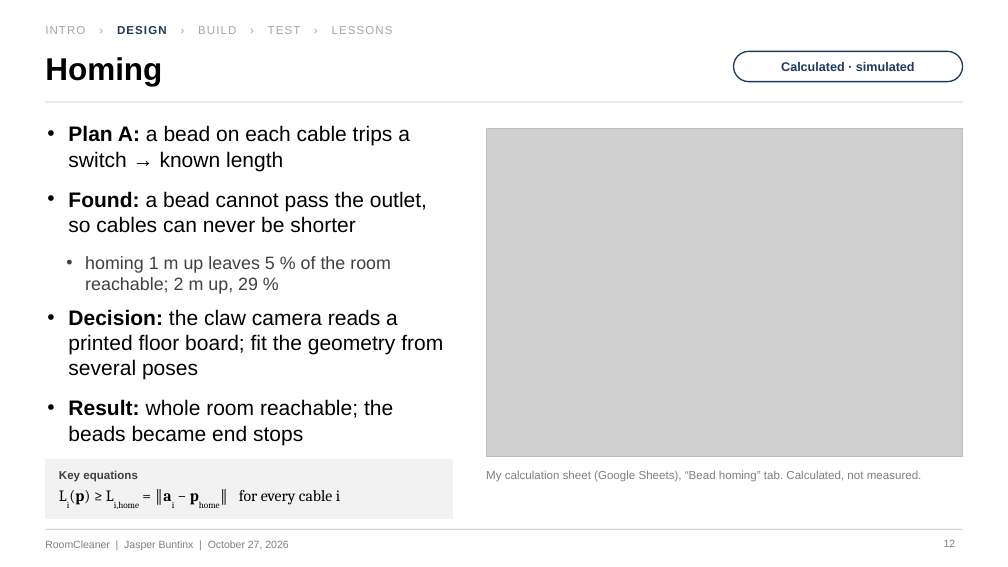
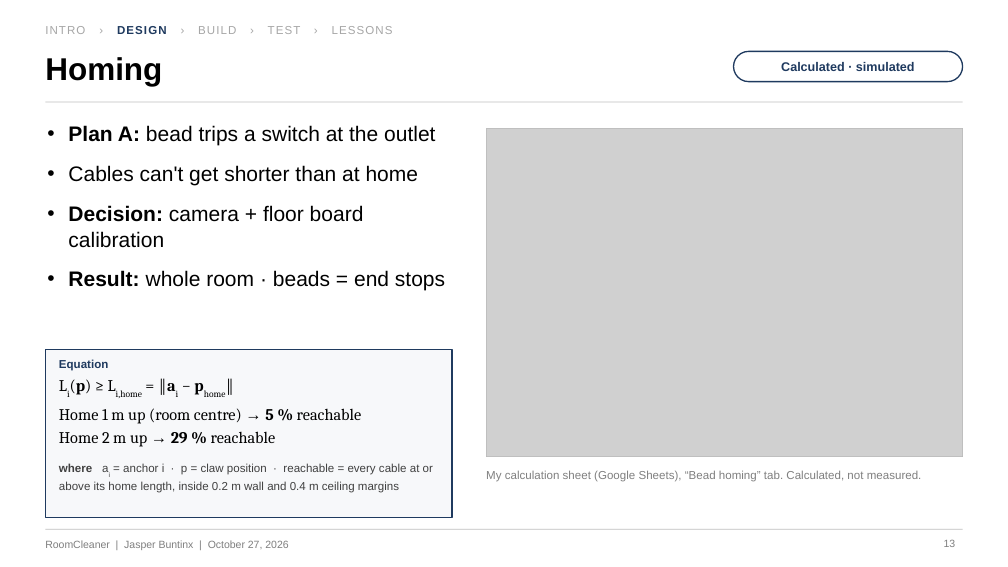
Before and after one commit to Jaspario1199/RoomCleaner, a slide deck: slide 13 of docs/presentation/deck_v5/RoomCleaner_Buntinx_Oct27_v5.pptx (slide 12 before the commit). Drawn at 1008x567 pixels with LibreOffice and Linux fonts; fonts in the diff are those of the drawing; grey boxes stand for pictures. Boxes give left, top, right and bottom in pixels: in the first picture for what was removed or moved away, otherwise in the second. Text is boxed around its words. In the diff, an @@ line names an element or a change of style, - is before the commit and + after.

```diff
--- a/docs/presentation/deck_v5/RoomCleaner_Buntinx_Oct27_v5.pptx
+++ b/docs/presentation/deck_v5/RoomCleaner_Buntinx_Oct27_v5.pptx
@@ text at <box>68,125,445,291</box>: text changed @@
-• Plan A: a bead on each cable trips a switch → known length
-• Found: a bead cannot pass the outlet, so cables can never be shorter
-  • homing 1 m up leaves 5 % of the room reachable; 2 m up, 29 %
-• Decision: the claw camera reads a printed floor board; fit the geometry from several poses
-• Result: whole room reachable; the beads became end stops
+• Plan A: bead trips a switch at the outlet
+• Cables can't get shorter than at home
+• Decision: camera + floor board calibration
+• Result: whole room · beads = end stops
@@ rectangle: place and size @@
-rectangle at <box>45,459,452,518</box>
+rectangle at <box>45,349,452,518</box>
@@ rectangle at <box>45,349,452,518</box>: fill #F2F2F2 to #F7F8FA; outline #F2F2F2 0.5 pt to #1F3A5F 1.25 pt @@
@@ text at <box>59,379,362,447</box>: text changed; size 15 to 15.5 pt @@
-Li(p) ≥ Li,home = ‖ai − phome‖ for every cable i
+Li(p) ≥ Li,home = ‖ai − phome‖
+Home 1 m up (room centre) → 5 % reachable
+Home 2 m up → 29 % reachable
@@ text added at <box>59,360,108,371</box>, 11 pt, text #1F3A5F, bold @@
+Equation
@@ text removed at <box>59,470,138,482</box> @@
-Key equations
@@ text added at <box>59,463,433,493</box>, 11 pt, text #404040 @@
+where ai = anchor i · p = claw position · reachable = every cable at or above its home length, inside 0.2 m wall and 0.4 m ceiling margins
```
Also in this commit, not shown: 26 other slides changed, 4 other files.
